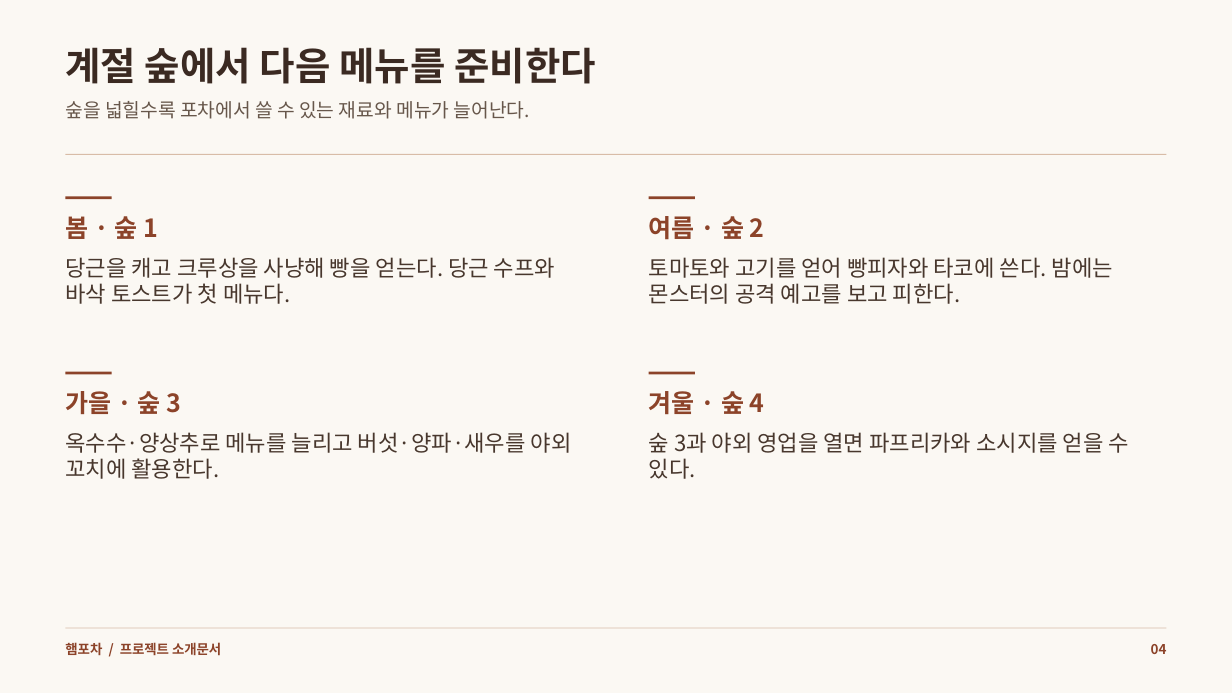
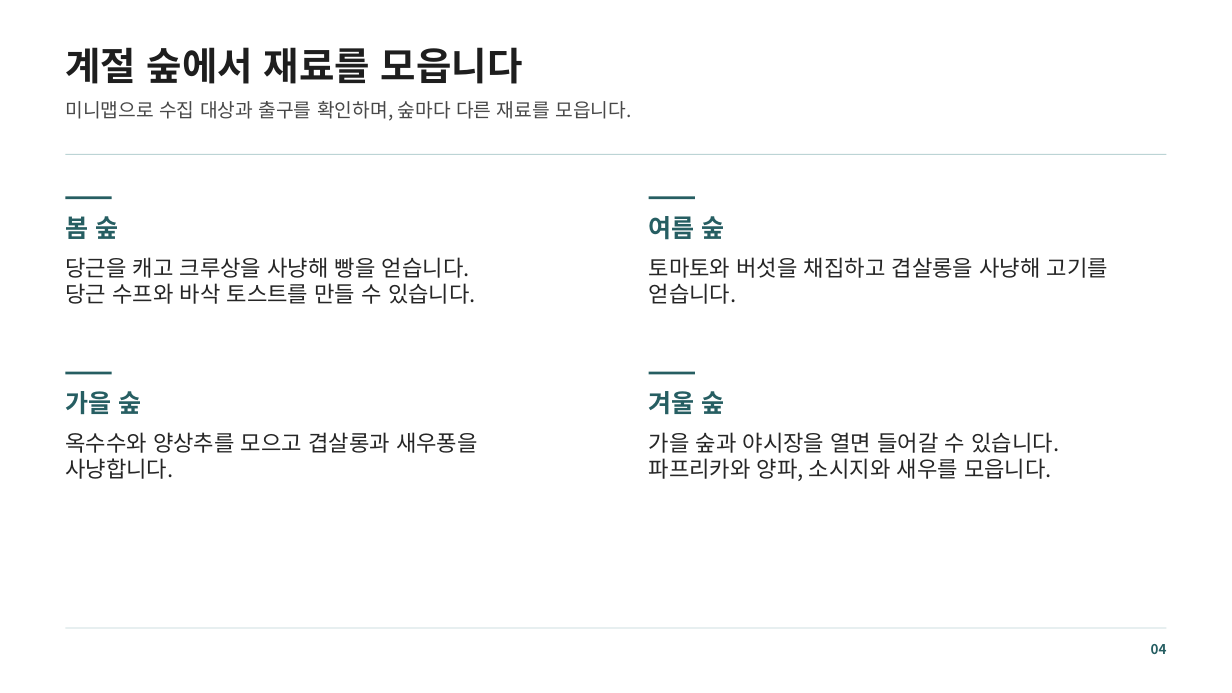
Before and after one commit to mjoon31/mjoon31, a slide deck: slide 4 of docs/assets/resources/ham-pocha/introduction.pptx. Drawn at 1232x693 pixels with LibreOffice and Linux fonts; fonts in the diff are those of the drawing. Boxes give left, top, right and bottom in pixels: in the first picture for what was removed or moved away, otherwise in the second. Text is boxed around its words. In the diff, an @@ line names an element or a change of style, - is before the commit and + after.

```diff
--- a/docs/assets/resources/ham-pocha/introduction.pptx
+++ b/docs/assets/resources/ham-pocha/introduction.pptx
@@ background #FBF8F3 to #FFFFFF @@
@@ text at (65, 47, 523, 84): text changed; text colour #3B2A22 to #1E1E1E @@
-계절 숲에서 다음 메뉴를 준비한다
+계절 숲에서 재료를 모읍니다
@@ text at (65, 101, 631, 121): text changed; text colour #67574B to #484848 @@
-숲을 넓힐수록 포차에서 쓸 수 있는 재료와 메뉴가 늘어난다.
+미니맵으로 수집 대상과 출구를 확인하며, 숲마다 다른 재료를 모읍니다.
@@ rectangle at (66, 154, 1167, 155): fill #D8BCA7 to #BCD4D5 @@
@@ text at (65, 216, 119, 239): text changed; text colour #8C4329 to #265E62 @@
-봄 · 숲 1
+봄 숲
@@ text at (649, 216, 725, 240): text changed; text colour #8C4329 to #265E62 @@
-여름 · 숲 2
+여름 숲
@@ text at (65, 257, 476, 304): text changed; text colour #48372D to #262626 @@
-당근을 캐고 크루상을 사냥해 빵을 얻는다. 당근 수프와 바삭 토스트가 첫 메뉴다.
+당근을 캐고 크루상을 사냥해 빵을 얻습니다.
+당근 수프와 바삭 토스트를 만들 수 있습니다.
@@ text at (649, 257, 1108, 304): text changed; text colour #48372D to #262626 @@
-토마토와 고기를 얻어 빵피자와 타코에 쓴다. 밤에는 몬스터의 공격 예고를 보고 피한다.
+토마토와 버섯을 채집하고 겹살롱을 사냥해 고기를 얻습니다.
@@ fill #8C4329 to #265E62 in 4 elements at (66, 196, 112, 199), (649, 196, 695, 199), (66, 372, 112, 374), (649, 372, 695, 374) @@
@@ text at (65, 391, 142, 414): text changed; text colour #8C4329 to #265E62 @@
-가을 · 숲 3
+가을 숲
@@ text at (649, 391, 725, 415): text changed; text colour #8C4329 to #265E62 @@
-겨울 · 숲 4
+겨울 숲
@@ text at (65, 432, 478, 479): text changed; text colour #48372D to #262626 @@
-옥수수·양상추로 메뉴를 늘리고 버섯·양파·새우를 야외 꼬치에 활용한다.
+옥수수와 양상추를 모으고 겹살롱과 새우퐁을
+사냥합니다.
@@ text at (649, 432, 1059, 481): text changed; text colour #48372D to #262626 @@
-숲 3과 야외 영업을 열면 파프리카와 소시지를 얻을 수 있다.
+가을 숲과 야시장을 열면 들어갈 수 있습니다.
+파프리카와 양파, 소시지와 새우를 모읍니다.
@@ rectangle at (66, 628, 1167, 628): fill #D8BCA7 to #BCD4D5 @@
@@ text removed at (65, 642, 221, 656) @@
-햄포차 / 프로젝트 소개문서
@@ text "04" at (1151, 644, 1167, 654): text colour #8C4329 to #265E62 @@
```
Also in this commit, not shown: 8 other slides changed, 28 other files.
